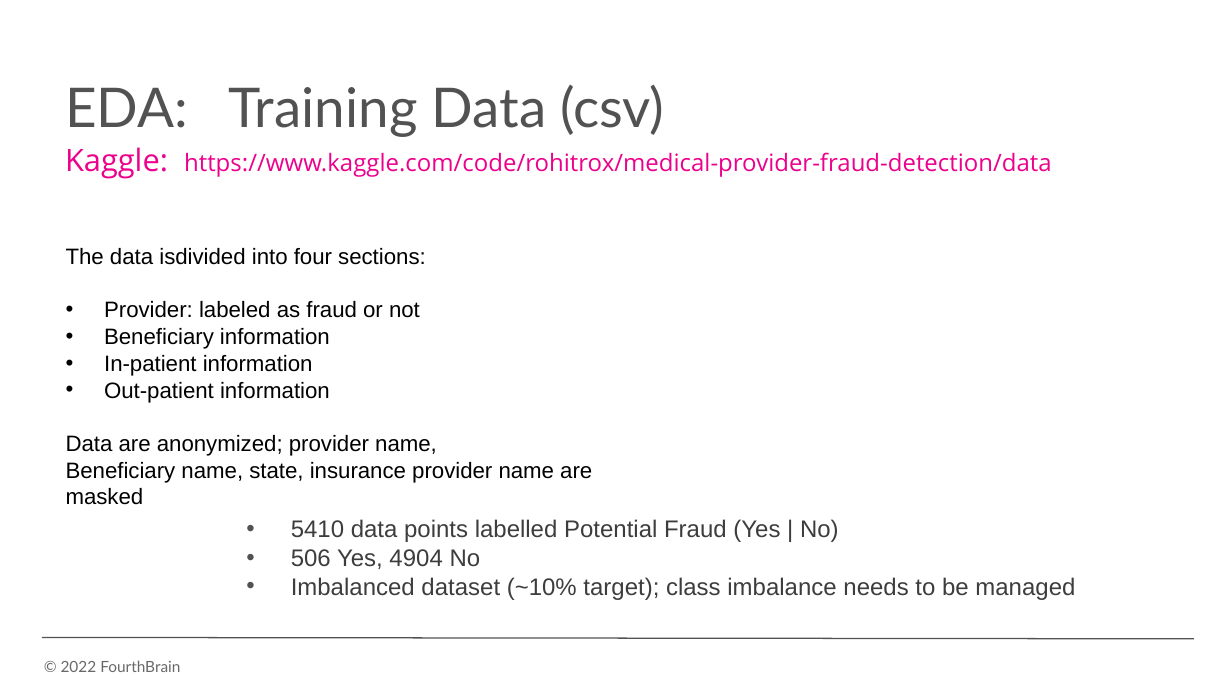
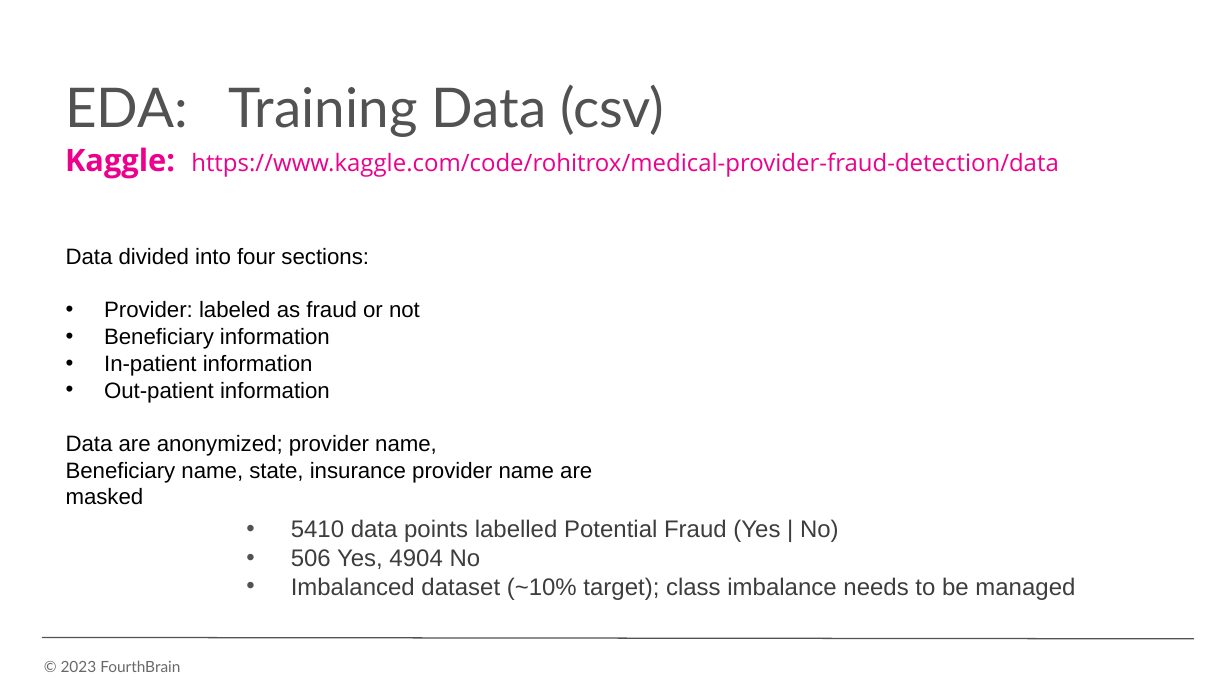
Before and after one commit to monika0603/MLE10-Capstone-Project, a slide deck: slide 23 of docs/presentation/CapstonePreso_HealthcareAnomaly.pptx (slide 29 before the commit). Drawn at 1232x693 pixels with LibreOffice and Linux fonts; fonts in the diff are those of the drawing; background and template pictures are left out. Boxes give left, top, right and bottom in pixels: in the first picture for what was removed or moved away, otherwise in the second. Text is boxed around its words. In the diff, an @@ line names an element or a change of style, - is before the commit and + after.

```diff
--- a/docs/presentation/CapstonePreso_HealthcareAnomaly.pptx
+++ b/docs/presentation/CapstonePreso_HealthcareAnomaly.pptx
@@ text "Kaggle: https://www.kaggle.com/code/rohitrox/medical-provide ..." at <box>65,147,1059,179</box>: bold on in "Kaggle:" @@
@@ text at <box>66,248,369,265</box>: text changed @@
-The data isdivided into four sections:
+Data divided into four sections:
@@ text at <box>61,660,180,672</box>: text changed @@
-© 2022 FourthBrain
+© 2023 FourthBrain
```
Also in this commit, not shown: 25 other slides changed, 8 slides added, 5 slides removed, 7 other files.
